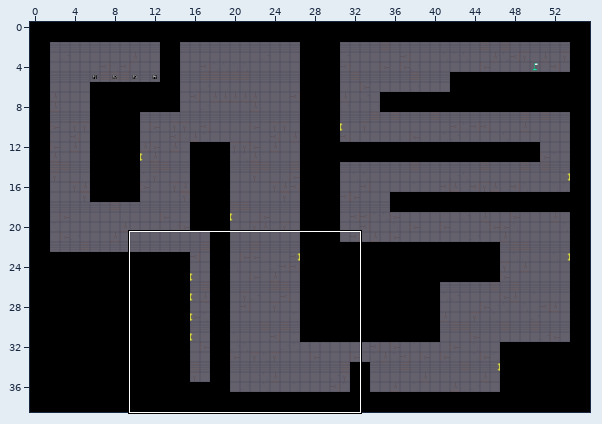
Tiled map -- Project/Maps/Vertical Slice/large_3.tmx. Above, an overview of the earlier version with the close-up marked.
Close-up. Earlier state:
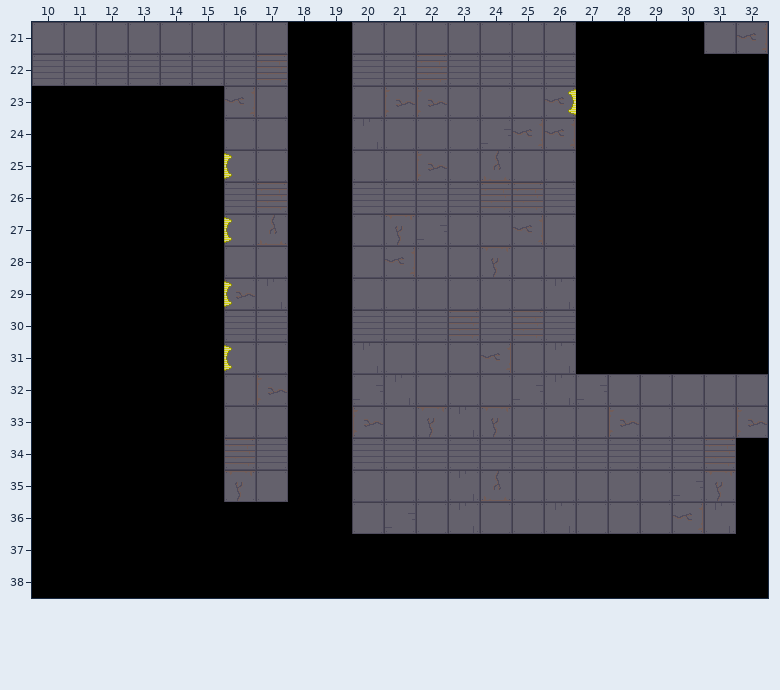
Cells are 32x32 px. Shown: x 10..32, y 21..38. The commit also changed other parts of the map, which this record leaves out.
The result:
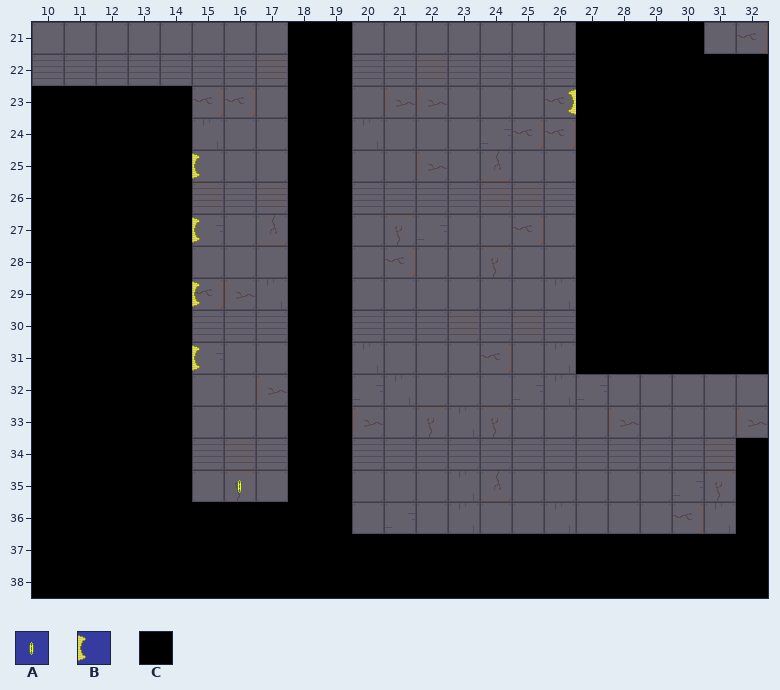
Key: from "Ingredients": A 4, B 14; from "Tiles": C 0.
_ is an empty cell.
Tiles replaced or removed in this view: B, C.
Changes in this commit:
Changed rows in their new state; . is an unchanged cell.
Layer "Walls":
first column x 15:
23 _
24 _
25 _
26 _
27 _
28 _
29 _
30 _
31 _
32 _
33 _
34 _
35 _
Layer "Ingredients":
first column x 15:
25 B_
27 B_
29 B_
31 B_
first column x 16:
35 A
Changed places in both close-ups, as pixel boxes (x1, y1, x2, y2):
changed: (192, 86, 242, 502)
